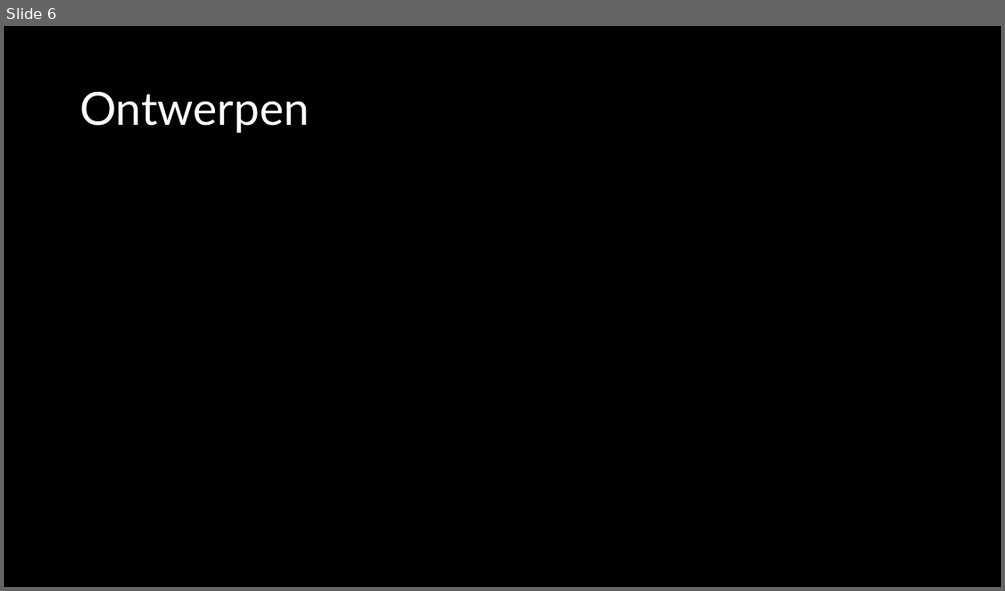
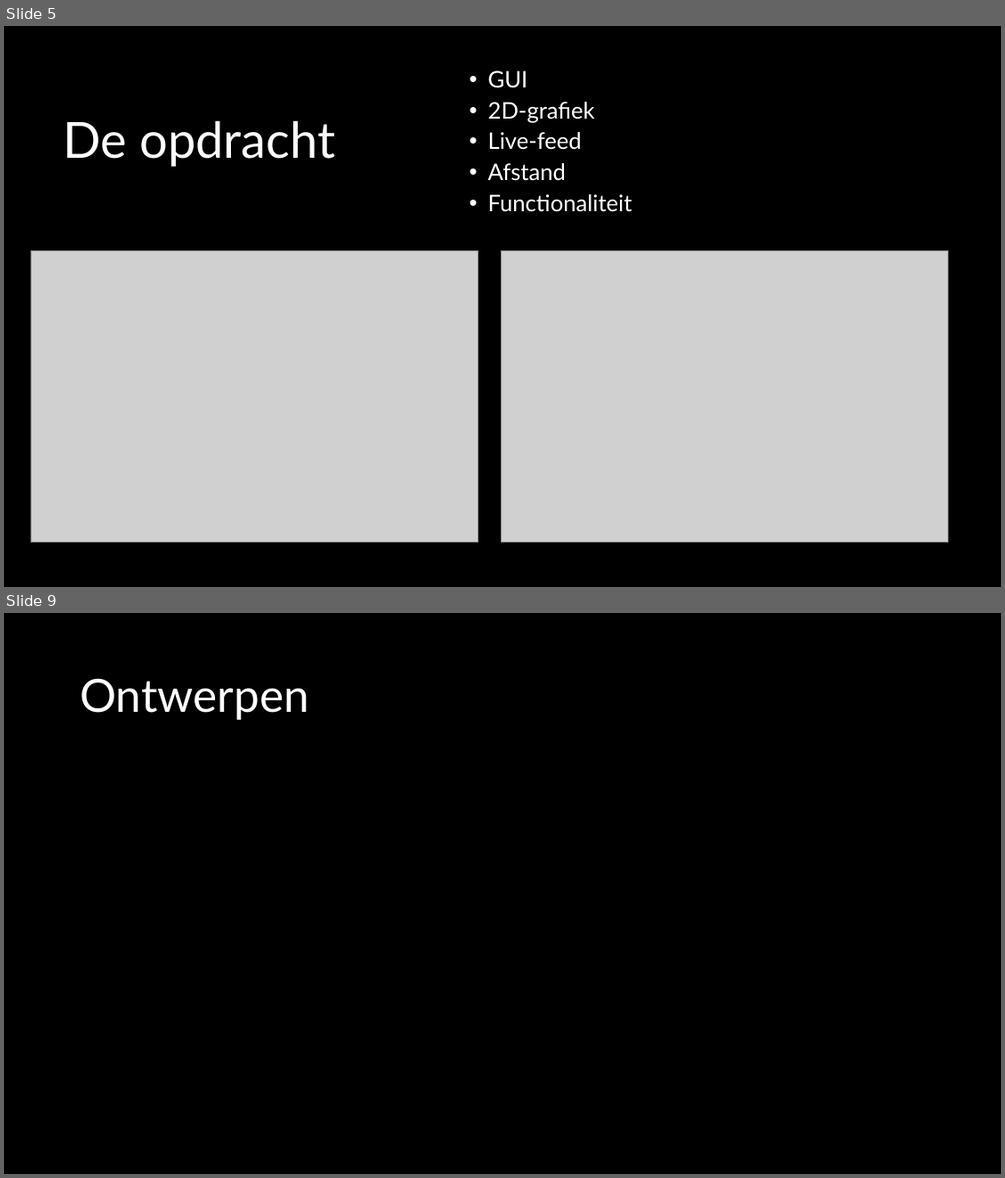
Before and after one commit to TomHeij/Project5-6, a slide deck: Opleverset_Project_5-6/Manage_&_Control/50% Presentatie.pptx. Shown one above the other, each under a label of ours: slide 6 before the commit, slides 5 and 9 after it; the slides between them are not shown. The pictures are 1005x591 and 1005x1178 pixels, drawn with LibreOffice and Linux fonts; fonts in the diff are those of the drawing; grey boxes stand for pictures. Boxes give left, top, right and bottom in pixels: in the first picture for what was removed or moved away, otherwise in the second. Text is boxed around its words. In the diff, an @@ line names an element or a change of style, - is before the commit and + after.

```diff
--- a/Opleverset_Project_5-6/Manage_&_Control/50% Presentatie.pptx
+++ b/Opleverset_Project_5-6/Manage_&_Control/50% Presentatie.pptx
@@ slide 5 added at (x1=4, y1=26, x2=1001, y2=587), background #000000 @@
@@ text added at (x1=488, y1=70, x2=632, y2=212), 22 pt, text #FFFFFF @@
+• GUI
+• 2D-grafiek
+• Live-feed
+• Afstand
+• Functionaliteit
@@ title added at (x1=63, y1=120, x2=335, y2=167), 48 pt, text #FFFFFF @@
+De opdracht
@@ picture added at (x1=31, y1=250, x2=478, y2=542) @@
@@ picture added at (x1=502, y1=250, x2=948, y2=542) @@
@@ what was slide 6 is now slide 9 @@
```
Also in this commit, not shown: 2 slides changed, 7 other slides added, 4 slides removed, 1 other file.
